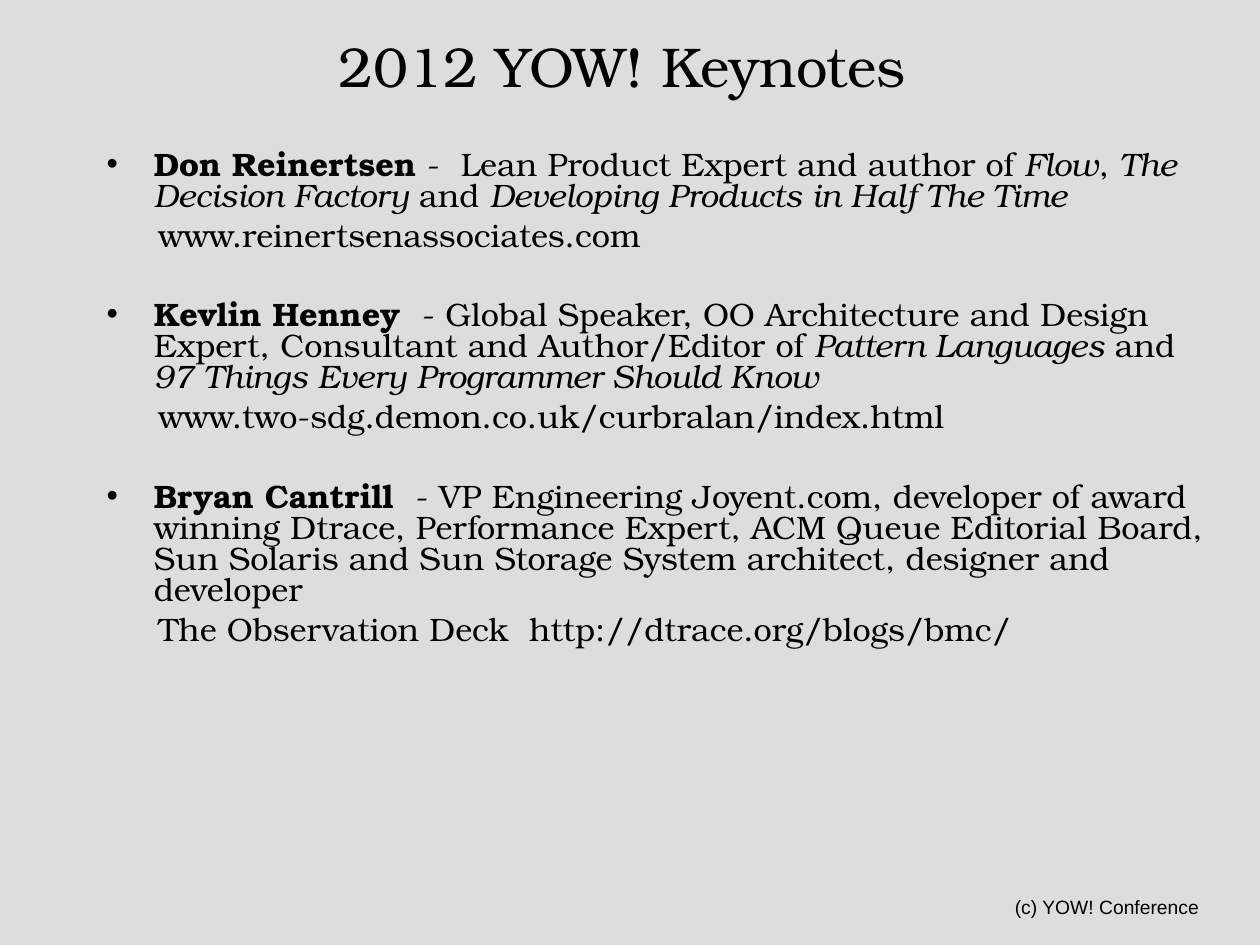
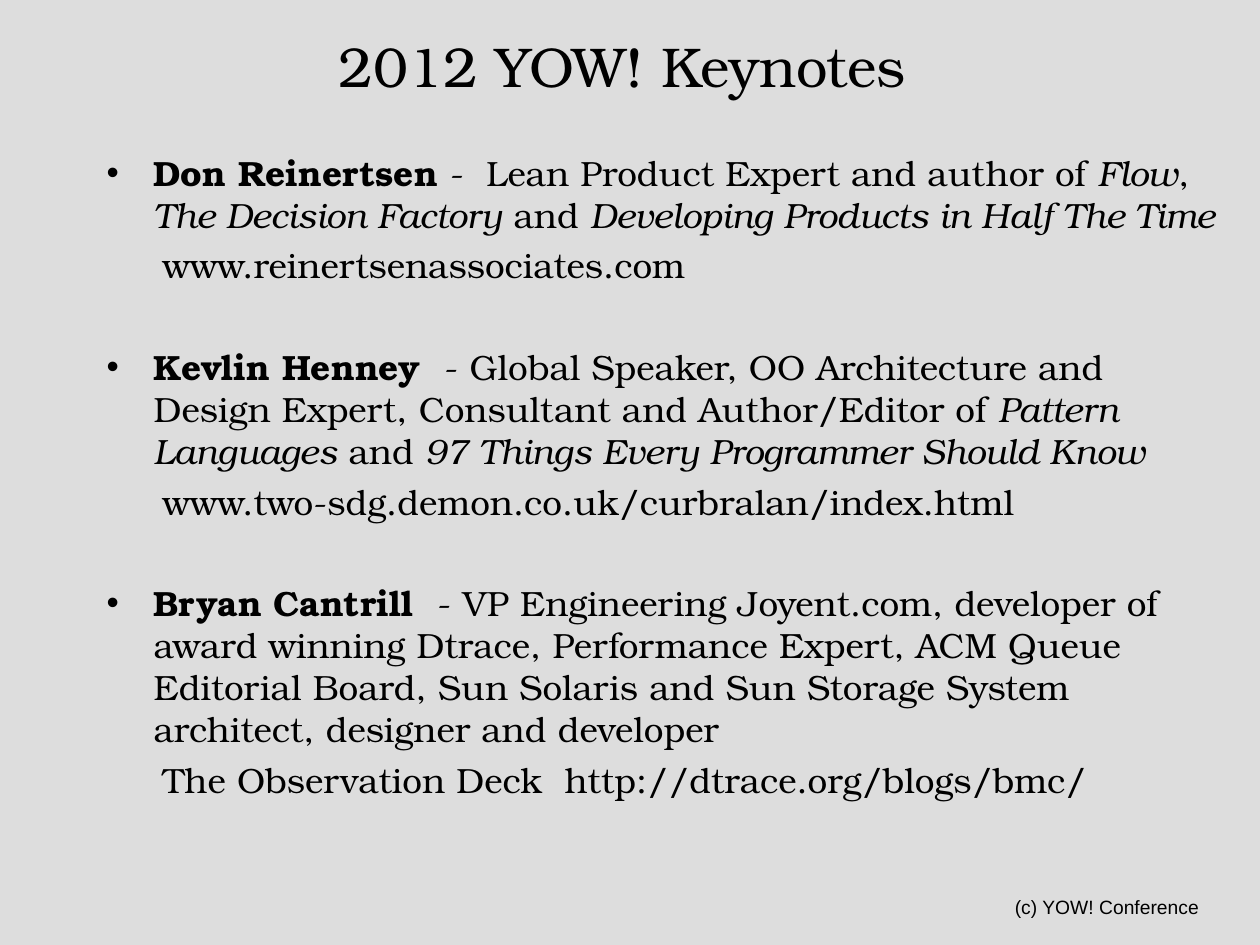
Before and after one commit to tonymorris/purefp-live, a slide deck: slide 3 of notes/YOW! 2012 Speakers.ppt. Drawn at 1260x945 pixels with LibreOffice and Linux fonts; fonts in the diff are those of the drawing. Boxes give left, top, right and bottom in pixels: in the first picture for what was removed or moved away, otherwise in the second. Text is boxed around its words. In the diff, an @@ line names an element or a change of style, - is before the commit and + after.

Commit message:
fix format of first slide

```diff
--- a/notes/YOW! 2012 Speakers.ppt
+++ b/notes/YOW! 2012 Speakers.ppt
@@ text "Don Reinertsen - Lean Product ..." at [154, 159, 1215, 751]: size 18.5 to 20 pt; indent changed; line spacing 0.8 to 1 @@
```
Also in this commit, not shown: 3 other slides changed.
